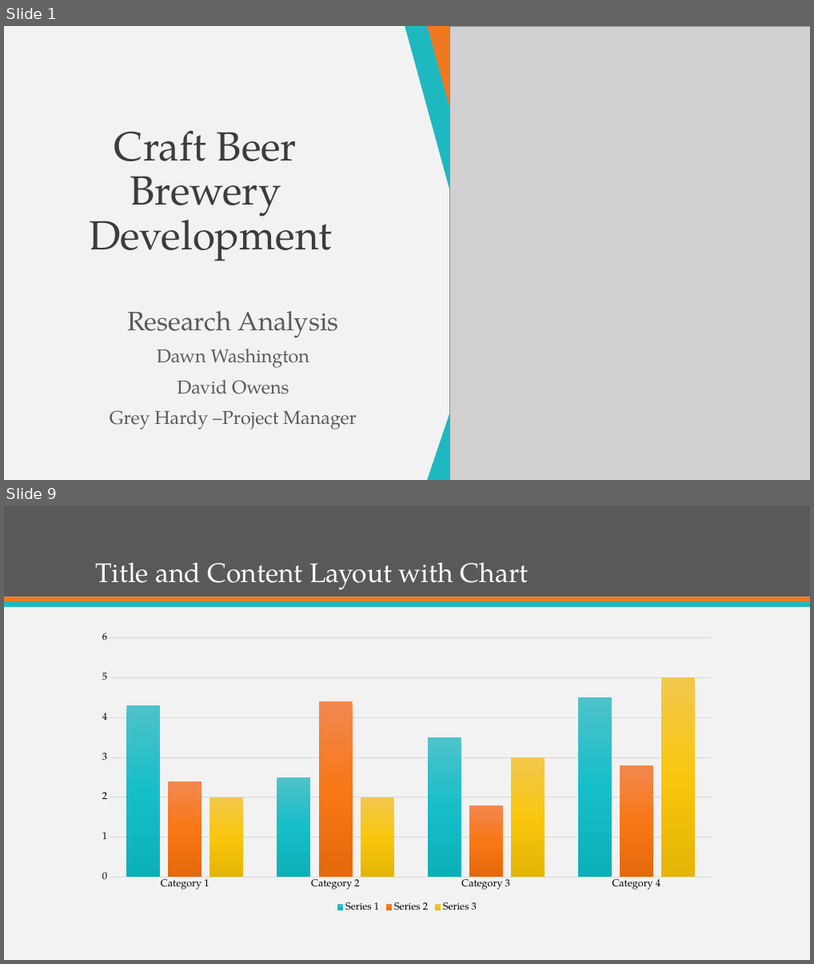
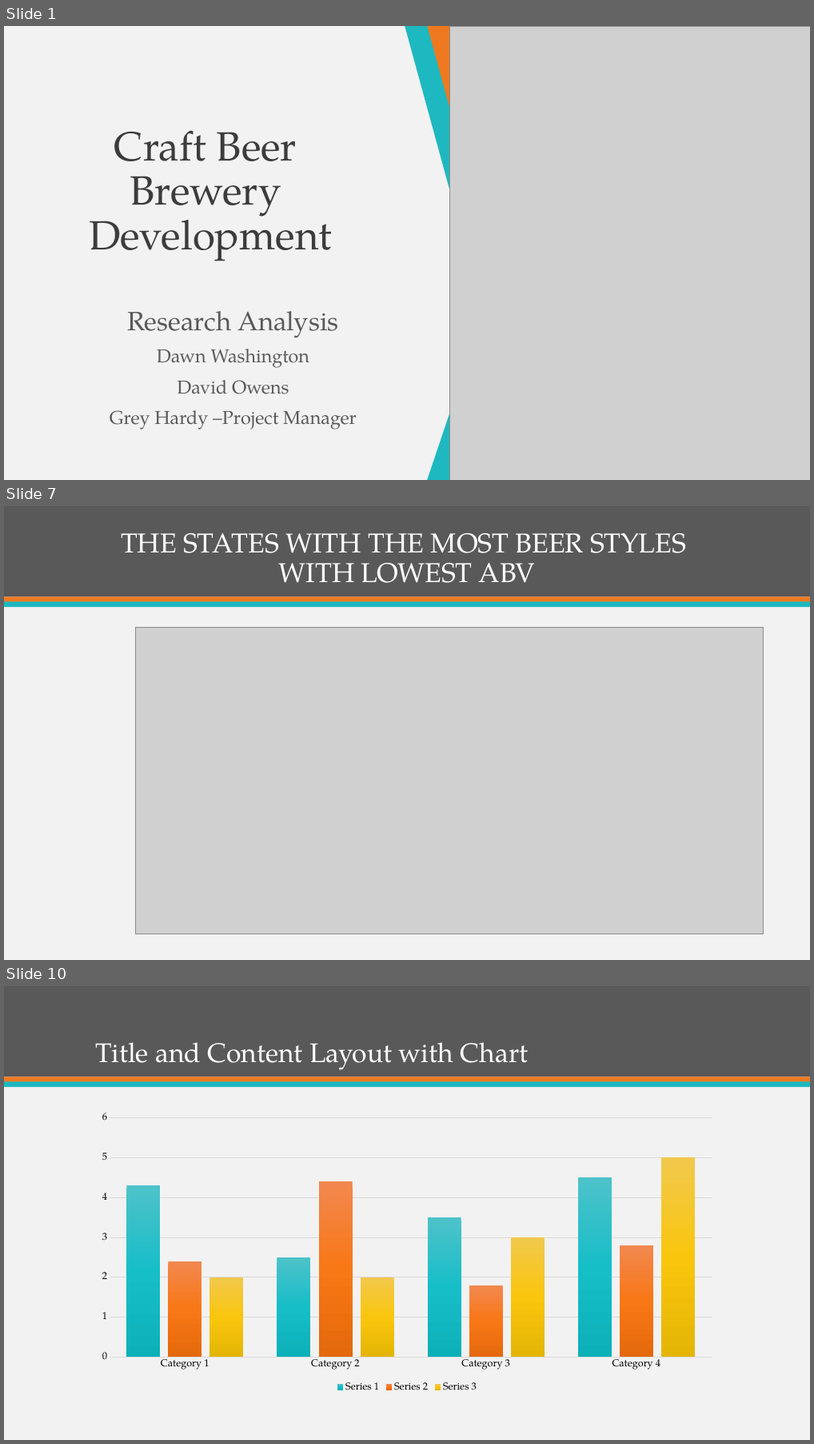
Before and after one commit to ItsGreyedOut/Brewery-Startup, a slide deck: presentation.pptx. Shown one above the other, each under a label of ours: slides 1 and 9 before the commit, slides 1, 7 and 10 after it; the slides between them are not shown. The pictures are 814x964 and 814x1444 pixels, drawn with LibreOffice and Linux fonts; fonts in the diff are those of the drawing; grey boxes stand for pictures. Boxes give left, top, right and bottom in pixels: in the first picture for what was removed or moved away, otherwise in the second. Text is boxed around its words. In the diff, an @@ line names an element or a change of style, - is before the commit and + after.

```diff
--- a/presentation.pptx
+++ b/presentation.pptx
@@ slide 7 added at (4,506,810,960), background #F2F2F2; not listed: 3 template elements that a slide beside it also shows @@
@@ title added at (121,533,686,583), 32.4 pt, text #FFFFFF @@
+THE STATES WITH THE MOST BEER STYLES
+WITH LOWEST ABV
@@ picture added at (135,627,764,934) @@
@@ what was slide 9 is now slide 10 @@
```
Also in this commit, not shown: 5 slides changed, 3 other slides added, 10 slides removed, 2 other files.
